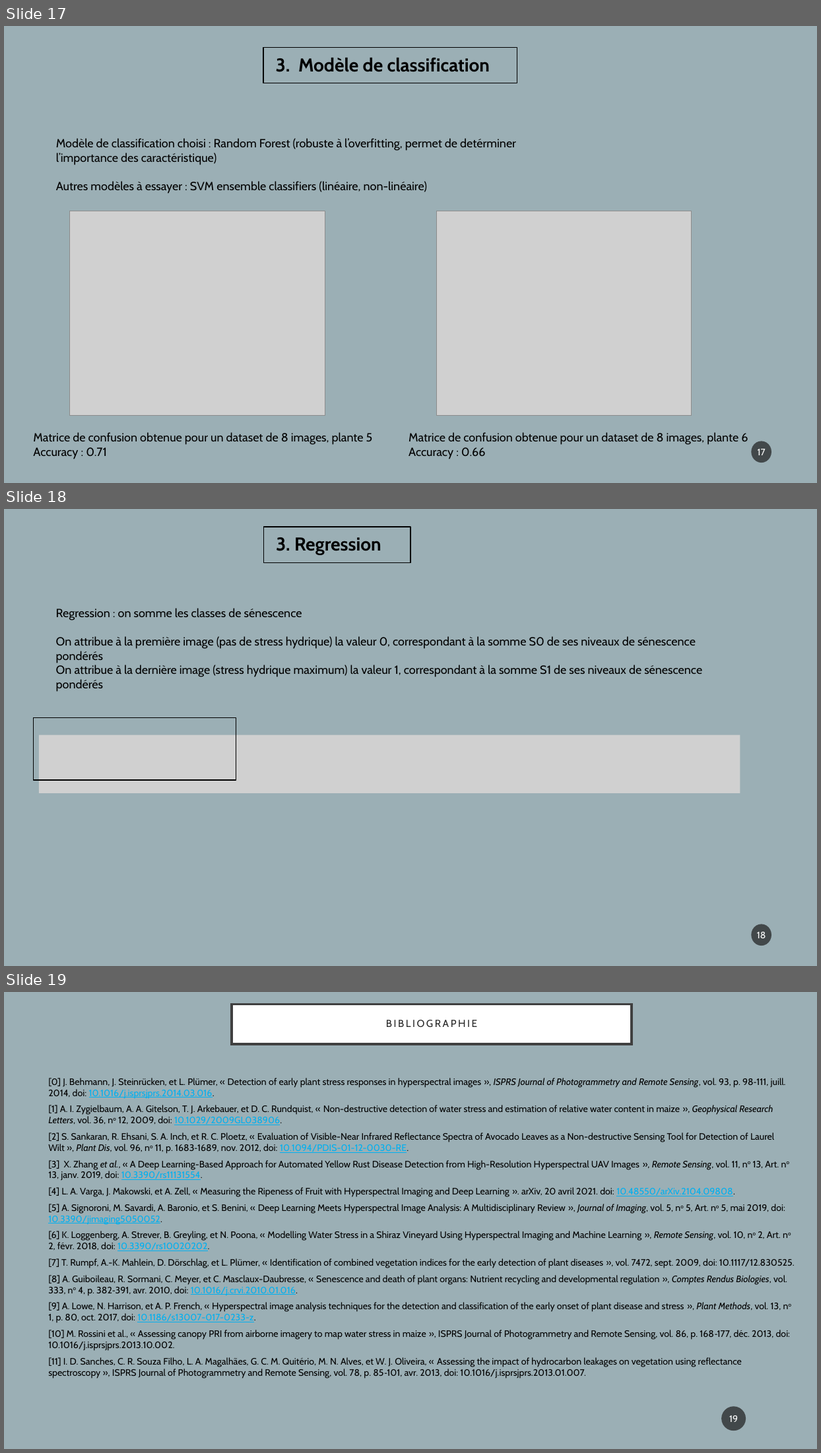
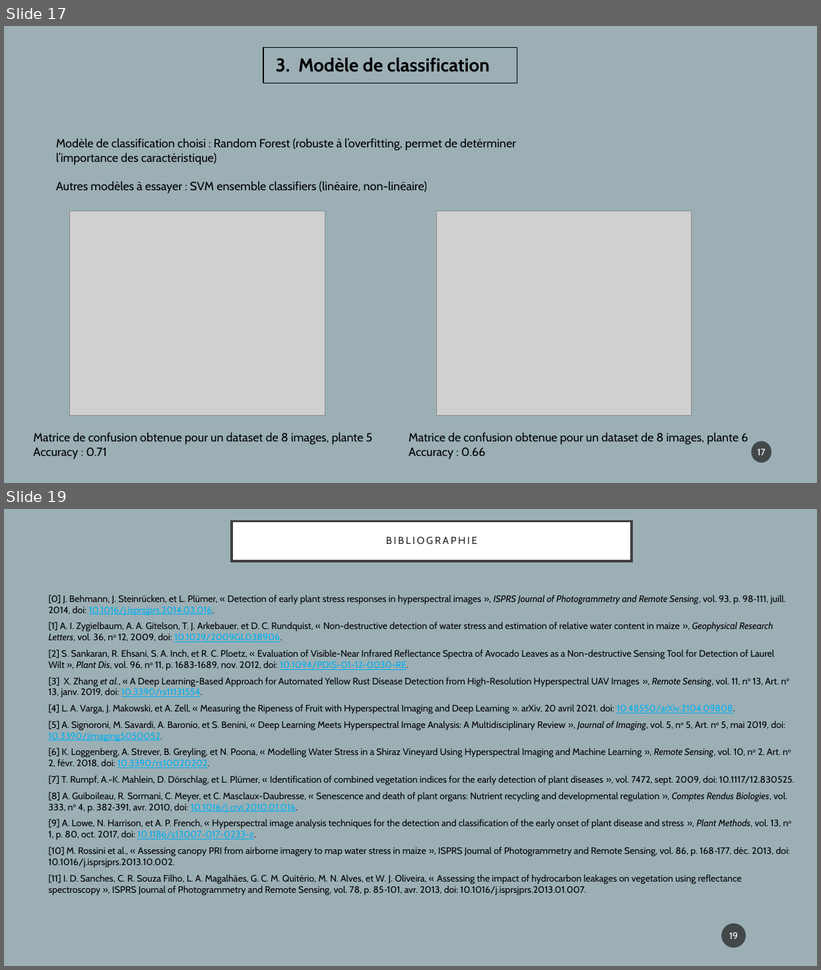
Before and after one commit to gaspbrue/folders_bioserr, a slide deck: Presentation approche.pptx. Shown one above the other, each under a label of ours: slides 17, 18 and 19 before the commit, slides 17 and 19 after it; the slides between them are not shown. The pictures are 821x1453 and 821x970 pixels, drawn with LibreOffice and Linux fonts; fonts in the diff are those of the drawing; grey boxes stand for pictures. Boxes give left, top, right and bottom in pixels: in the first picture for what was removed or moved away, otherwise in the second. Text is boxed around its words. In the diff, an @@ line names an element or a change of style, - is before the commit and + after.

```diff
--- a/Presentation approche.pptx
+++ b/Presentation approche.pptx
@@ slide 18 removed at box(4, 509, 817, 966), background #9BAFB5 @@
@@ rectangle removed at box(264, 527, 411, 562) @@
@@ text removed at box(276, 537, 382, 555) @@
-3. Regression
@@ text removed at box(56, 608, 702, 692) @@
-Regression : on somme les classes de sénescence
-On attribue à la première image (pas de stress hydrique) la valeur 0, correspondant à la somme S0 de ses niveaux de sénescence pondérés
-On attribue à la dernière image (stress hydrique maximum) la valeur 1, correspondant à la somme S1 de ses niveaux de sénescence pondérés
@@ rectangle removed at box(33, 718, 236, 780) @@
@@ picture removed at box(39, 735, 741, 794) @@
@@ page number removed at box(751, 924, 772, 946) @@
-18
```
Also in this commit, not shown: 1 slide added.
